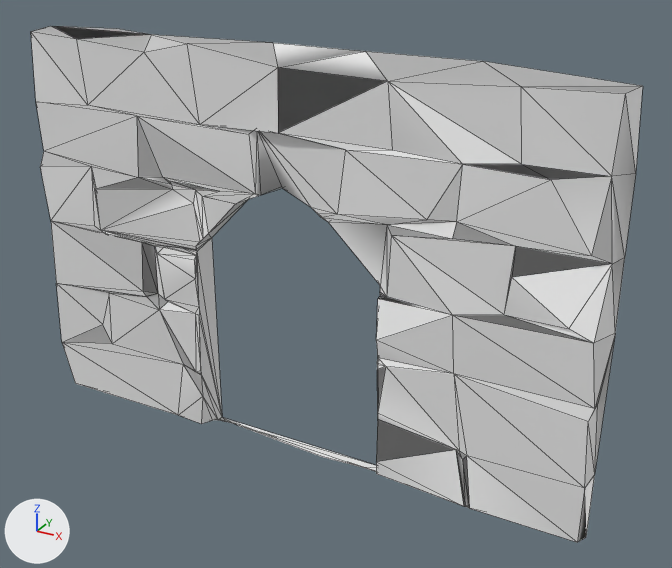
The FBX model Assets/Media/Models/walls/stone wall main with d.fbx: old version first, new version second.
Before and after are seen from a 50 mm camera at (214.0, -345.0, 269.0) aimed at (20.0, 9.0, 93.0). Arrows for +X, +Y and +Z are at lower left; the lights stay in place. Mesh edges are drawn as thin lines. Where no turn or scale is listed for an object, it has been applied to the vertices.

Names of what the first picture shows: 'stone wall004'.
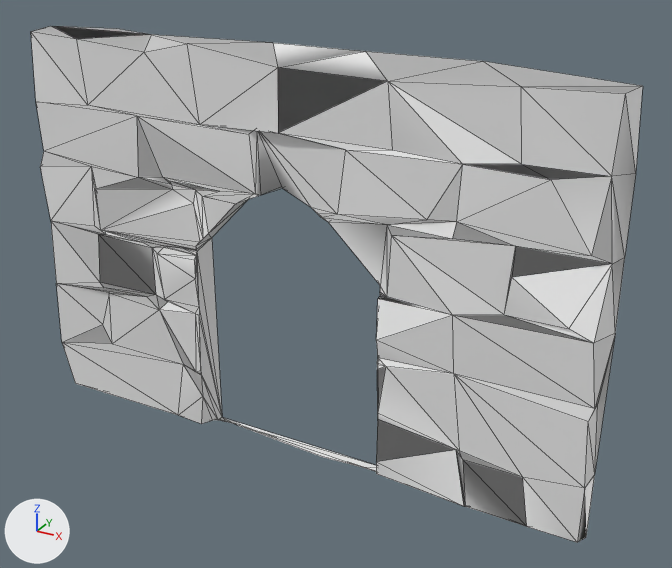
Edits to the scene script, one JSON object a line:
```json
{"block": "me_stone_wall004_ncl1_1", "where": "me_stone_wall004_ncl1_1.from_pydata(...)  # 182 vertices, 334 faces; spans x -151.0..151.0, y -11.0..12.0, z -5.0..202.0"}
{"block": "me_stone_wall004_ncl1_1", "where": "# used by ob_stone_wall004; location = (0.0, 0.0, 0.0)"}
{"block": "me_stone_wall004_ncl1_1", "where": "# before: 18 (-85.0, -5.0, 99.0) at pixel (141, 242), 122 (-85.0, -7.0, 73.0) at pixel (142, 291), 169 (-85.0, -5.0, 69.0) at pixel (146, 296)"}
{"block": "me_stone_wall004_ncl1_1", "change": "me_stone_wall004_ncl1_1 part 1"}
{"op": "add", "block": "me_stone_wall004_ncl1_1", "code": "for i in [18, 122, 169]: me_stone_wall004_ncl1_1.vertices[i].co += Vector((-27.0, -2.0, 0.0))"}
{"op": "set", "path": "me_stone_wall004_ncl1_1.vertices[9].co", "old": "(-78.0, -4.0, 71.0)", "new": "(-78.0, -5.0, 71.0)", "note": "pixel (158, 293) -> pixel (156, 294)"}
{"op": "set", "path": "me_stone_wall004_ncl1_1.vertices[107].co", "old": "(-78.0, -3.0, 97.0)", "new": "(-78.0, -5.0, 97.0)", "note": "pixel (154, 246) -> pixel (152, 247)"}
{"block": "me_stone_wall004_ncl1_1", "change": "me_stone_wall004_ncl1_1 part 2"}
{"op": "set", "path": "me_stone_wall004_ncl1_1.vertices[56].co", "old": "(98.0, -6.0, 2.0)", "new": "(126.0, -6.0, 2.0)", "note": "pixel (469, 508) -> pixel (526, 526)"}
{"op": "set", "path": "me_stone_wall004_ncl1_1.vertices[111].co", "old": "(96.0, -6.0, 30.0)", "new": "(123.0, -10.0, 30.0)", "note": "pixel (466, 455) -> pixel (522, 477)"}
```

Pixel boxes [x1, y1, x2, y2] of what changed, in the pictures (672 x 568 px; the box of a moved part takes in the faces that stretch with it):
```json
{"part": 1, "of": "me_stone_wall004_ncl1_1", "change": "moved or reshaped", "before": [51, 221, 167, 309], "after": [51, 221, 167, 309]}
{"part": 2, "of": "me_stone_wall004_ncl1_1", "change": "moved or reshaped", "before": [454, 375, 585, 542], "after": [454, 375, 585, 542]}
```
